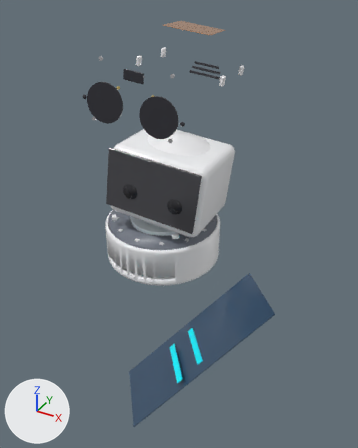
A saved change to the Blender file cad/aura_assembly.blend.
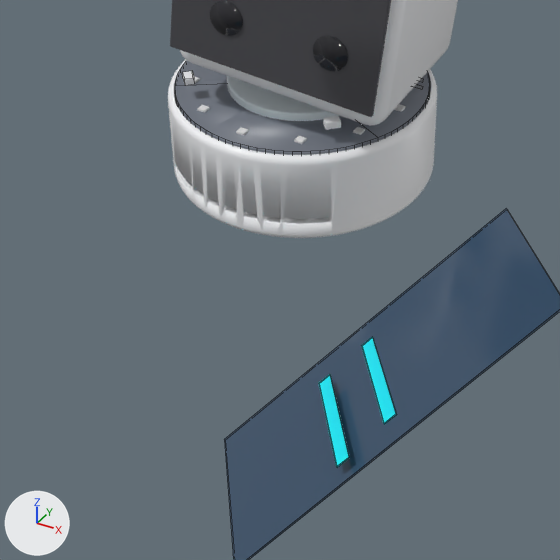
Old and new are each drawn whole from a 50 mm lens placed at (223.0, -360.0, 295.0), pointed at (51.0, -58.0, 81.0) and again close up on the part from 9% to 76% of the width and 41% to 94% of the height. The axes (+X, +Y, +Z) are drawn at lower left. The lights are the same throughout. The last two pictures show the newer version. The close-ups show mesh edges as thin lines.

In view in the first close-up: 'AURA_Halo_Diffuser_Ring', 'AURA_Magnetic_Face_Visor', 'AURA_Skull_Frame', 'AURA_Torso_Chassis_Base', 'Eye_Pupil_Left', 'Eye_Pupil_Right', 'Phone_Screen_Glass', 'Phone_UI_Slider_1', 'Phone_UI_Slider_2', 'Turntable_608ZZ_Bearing_Assembly' and 7 more.
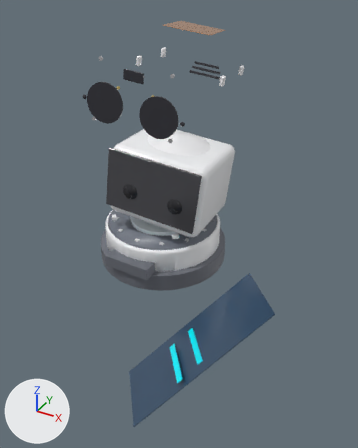
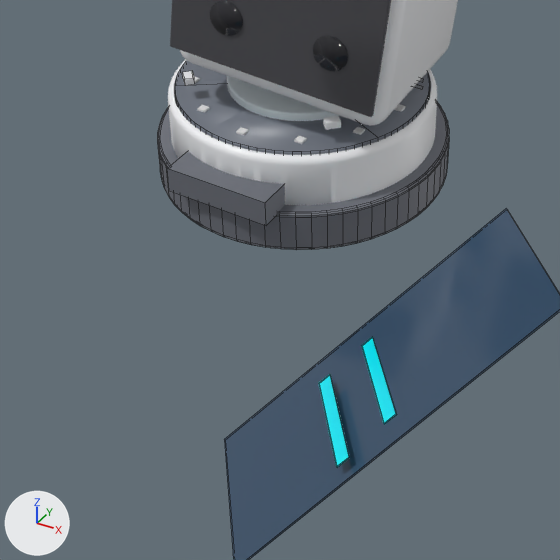
Where the change shows, as pixel boxes [x1, y1, x2, y2] in the close-ups (560 x 560 px):
```json
{"object": "AURA_Desktop_Docking_Stand", "change": "added", "after": [157, 102, 449, 250]}
{"object": "Stand_Acoustic_Notch_Cut", "change": "added", "after": [167, 151, 285, 226]}
```

The change, as JSON lines over the scene's bpy script:
```json
{"op": "add", "block": "mat_mat_desk_stand_slate", "code": ["mat_mat_desk_stand_slate = principled_material('Mat_Desk_Stand_Slate')", "mat_mat_desk_stand_slate.base_color = (0.16, 0.17, 0.2)  # grey #6f737c", "mat_mat_desk_stand_slate.metallic = 0.1"]}
{"op": "add", "block": "me_cylinder_067", "code": ["me_cylinder_067 = bpy.data.meshes.new('Cylinder.067')", "me_cylinder_067.from_pydata(...)  # a 64-sided cylinder along z spanning x -63.0..63.0, y -63.0..63.0, z -9.0..9.0", "me_cylinder_067.materials.append(mat_mat_desk_stand_slate)  # grey #6f737c"]}
{"op": "add", "block": "me_cube_084", "code": ["me_cube_084 = bpy.data.meshes.new('Cube.084')", "me_cube_084.from_pydata(...)  # a box spanning x -23.0..23.0, y -8.0..8.0, z -5.5..5.5", "me_cube_084.materials.append(mat_mat_desk_stand_slate)  # grey #6f737c"]}
{"op": "add", "block": "ob_stand_acoustic_notch_cut", "code": ["ob_stand_acoustic_notch_cut = bpy.data.objects.new('Stand_Acoustic_Notch_Cut', me_cube_084)", "ob_stand_acoustic_notch_cut.parent = ob_aura_desktop_docking_stand", "ob_stand_acoustic_notch_cut.location = (0.0, -58.0, 13.5)"]}
{"op": "add", "block": "ob_aura_desktop_docking_stand", "code": ["ob_aura_desktop_docking_stand = bpy.data.objects.new('AURA_Desktop_Docking_Stand', me_cylinder_067)", "ob_aura_desktop_docking_stand.location = (0.0, 0.0, 9.0)", "_m = ob_aura_desktop_docking_stand.modifiers.new('Solidify', 'SOLIDIFY')", "_m.thickness = -5.6", "_m.offset = 1.0", "_m = ob_aura_desktop_docking_stand.modifiers.new('Bevel', 'BEVEL')", "_m.width = 1.4", "_m.width_pct = 1.4", "_m.segments = 3", "_m.profile = 0.7"]}
```
